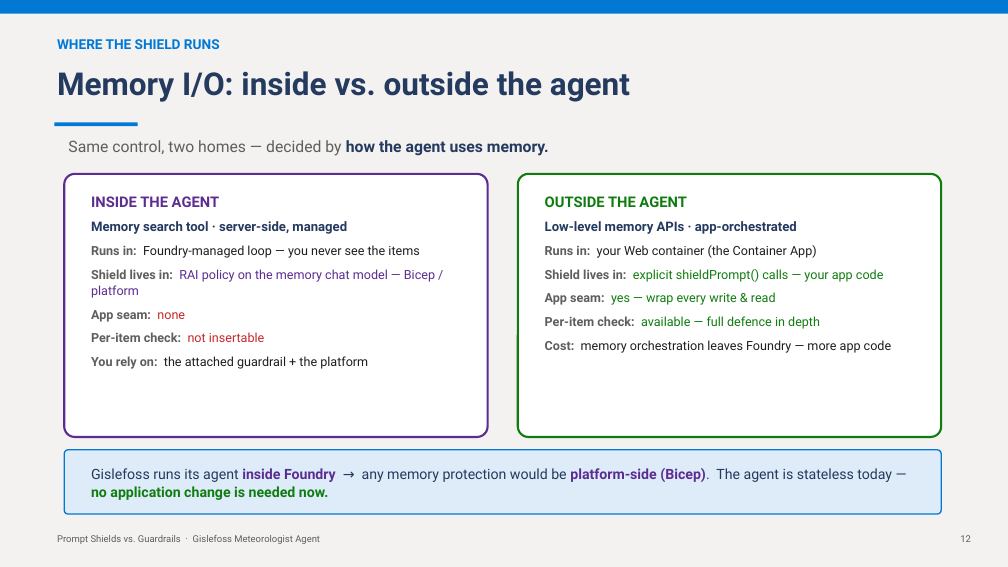
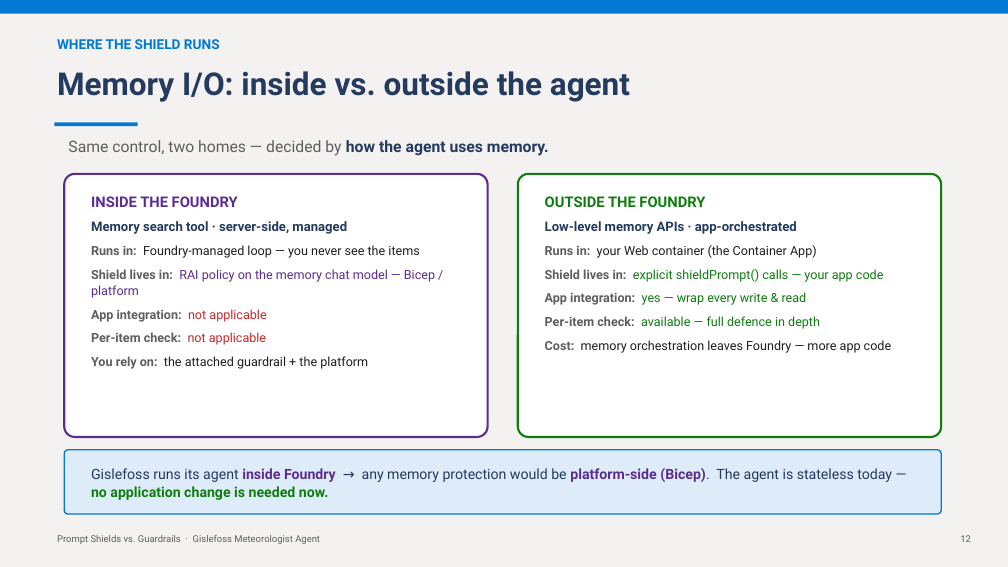
Before and after one commit to mchudinov/Gislefoss, a slide deck: slide 17 of docs/prompt-shields-vs-guardrails.pptx. Drawn at 1008x567 pixels with LibreOffice and Linux fonts; fonts in the diff are those of the drawing. Boxes give left, top, right and bottom in pixels: in the first picture for what was removed or moved away, otherwise in the second. Text is boxed around its words. In the diff, an @@ line names an element or a change of style, - is before the commit and + after.

```diff
--- a/docs/prompt-shields-vs-guardrails.pptx
+++ b/docs/prompt-shields-vs-guardrails.pptx
@@ text at box(91, 196, 238, 207): text changed @@
-INSIDE THE AGENT
+INSIDE THE FOUNDRY
@@ text at box(545, 196, 705, 207): text changed @@
-OUTSIDE THE AGENT
+OUTSIDE THE FOUNDRY
@@ text at box(545, 292, 807, 305): text changed @@
-App seam: yes — wrap every write & read
+App integration: yes — wrap every write & read
@@ text at box(91, 309, 266, 345): text changed @@
-App seam: none
-Per-item check: not insertable
+App integration: not applicable
+Per-item check: not applicable
```
Also in this commit, not shown: 2 slides added.
